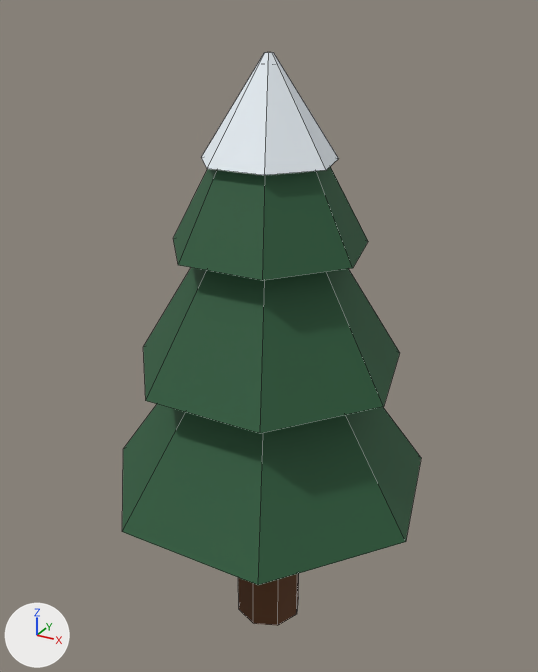
The Blender file art_source/pine_tree.blend: old version first, new version second.
Rendered twice from a camera (50 mm lens) standing at (1.62, -2.94, 2.81) and looking at (-0.03, 0.06, 1.32). The lights are fixed; the arrows at lower left show +X, +Y and +Z. The older version comes first. Mesh edges are drawn as thin lines.

The first picture shows 'pine_tree'.
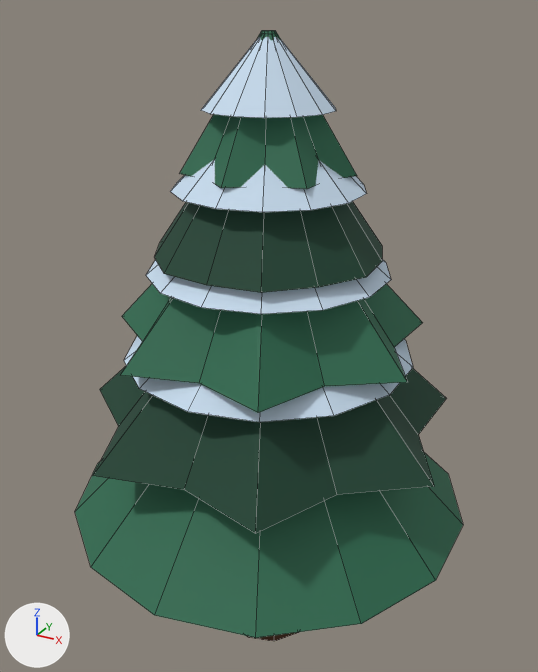
The change, as a diff of the scene's bpy script:
```diff
--- a/art_source/pine_tree.blend.py
+++ b/art_source/pine_tree.blend.py
@@ mat_mat_snow @@
 mat_mat_snow = principled_material('mat_snow')
-mat_mat_snow.base_color = (0.828, 0.891, 0.941)  # white #ebf2f8
+mat_mat_snow.base_color = (0.586, 0.73, 0.875)  # blue #c9def0
 mat_mat_snow.roughness = 0.8
@@ mat_mat_foliage_dark @@
+mat_mat_foliage_dark = principled_material('mat_foliage_dark')
+mat_mat_foliage_dark.base_color = (0.00716, 0.0528, 0.0278)  # dark green #14412e
+mat_mat_foliage_dark.roughness = 0.78
@@ me_pine_tree @@
 # used by ob_pine_tree; location = (0.0, 0.0, 0.0)
-me_pine_tree.from_pydata(...)  # 72 vertices, 46 faces; spans x -0.83..0.83, y -0.77..0.85, z -0.35..2.64
+me_pine_tree.from_pydata(...)  # 272 vertices, 156 faces; spans x -0.99..0.99, y -1.02..1.02, z -0.4..2.73
+# me_pine_tree part 1: a new loose piece, a 10-sided cut cone along z (radius 0.24 at the low end, 0.1 at the high end) spanning x -0.23..0.23, y -0.24..0.24, z -0.4..1.1, in mat_mat_trunk (brown #492811)
+# me_pine_tree part 2: a new loose piece, a 14-sided cut cone along z (radius 1.02 at the low end, 0.18 at the high end) spanning x -0.99..0.99, y -1.02..1.02, z 0.42..1.27, in mat_mat_foliage (dark green #296a4e)
+# me_pine_tree part 3: a new loose piece, a 14-sided cut cone along z (radius 0.71 at the low end, 0.16 at the high end) spanning x -0.69..0.69, y -0.71..0.71, z 1.27..1.67, in mat_mat_snow (blue #c9def0)
+# me_pine_tree part 4: a new loose piece, a 14-sided cut cone along z (radius 0.57 at the low end, 0.13 at the high end) spanning x -0.56..0.56, y -0.57..0.57, z 1.69..2.07, in mat_mat_snow (blue #c9def0)
+# me_pine_tree part 5: a new loose piece, a 14-sided cut cone along z (radius 0.54 at the low end, 0.09 at the high end) spanning x -0.54..0.54, y -0.53..0.55, z 1.77..2.42, in mat_mat_foliage_dark (dark green #14412e)
+# me_pine_tree part 6: a new loose piece, a 14-sided cut cone along z (radius 0.44 at the low end, 0.09 at the high end) spanning x -0.43..0.43, y -0.44..0.44, z 2.07..2.41, in mat_mat_snow (blue #c9def0)
+# me_pine_tree part 7: a new loose piece, a 14-sided cut cone along z (radius 0.3 at the low end, 0.03 at the high end) spanning x -0.29..0.29, y -0.3..0.3, z 2.42..2.72, in mat_mat_snow (blue #c9def0)
+# me_pine_tree part 8: the loose piece of 14 vertices spanning x -0.47..0.47, y -0.43..0.48, z 1.8..2.6 is rebuilt with 28 vertices and now spans x -0.39..0.39, y -0.4..0.36, z 2.15..2.73
+# me_pine_tree part 9: the loose piece of 14 vertices spanning x -0.83..0.83, y -0.77..0.85, z 0.55..1.55 is rebuilt with 28 vertices and now spans x -0.94..0.94, y -0.87..0.96, z 0.91..1.69, in mat_mat_foliage_dark (dark green #14412e)
+# me_pine_tree part 10: the loose piece of 14 vertices spanning x -0.66..0.66, y -0.61..0.68, z 1.2..2.1 is rebuilt with 28 vertices and now spans x -0.77..0.77, y -0.71..0.79, z 1.36..2.08
+# me_pine_tree part 11: the loose piece of 16 vertices spanning x -0.18..0.18, y -0.18..0.18, z -0.35..0.8 is deleted
+# me_pine_tree part 12: the loose piece of 14 vertices spanning x -0.31..0.31, y -0.29..0.32, z 2.2..2.64 is deleted
 me_pine_tree.materials.append(mat_mat_trunk)
@@ me_pine_tree @@
 me_pine_tree.materials.append(mat_mat_snow)
+me_pine_tree.materials.append(mat_mat_foliage_dark)  # dark green #14412e
```

Pixel boxes [x1, y1, x2, y2] of what changed, in the pictures (538 x 672 px):
'pine_tree', recoloured, reshaped (30% wider, 6% taller)
    before: [122, 52, 421, 626]
    after: [75, 30, 463, 641]
part 1 of me_pine_tree, added (mostly hidden)
    after: [247, 632, 298, 641]
part 2 of me_pine_tree, added (dark green)
    after: [75, 453, 463, 638]
part 3 of me_pine_tree, added
    after: [124, 336, 413, 422]
part 4 of me_pine_tree, added
    after: [146, 259, 391, 314]
part 5 of me_pine_tree, added (dark green)
    after: [155, 201, 382, 292]
part 6 of me_pine_tree, added
    after: [170, 159, 366, 212]
part 7 of me_pine_tree, added
    after: [201, 37, 336, 118]
part 8 of me_pine_tree, rebuilt
    before: [173, 167, 368, 281]
    after: [180, 30, 357, 189]
part 9 of me_pine_tree, rebuilt (18% wider, 7% shorter)
    before: [122, 404, 421, 585]
    after: [93, 366, 446, 534]
part 10 of me_pine_tree, rebuilt
    before: [143, 268, 400, 434]
    after: [121, 284, 423, 413]
part 11 of me_pine_tree, deleted (brown)
    before: [238, 573, 299, 626]
part 12 of me_pine_tree, deleted
    before: [202, 52, 339, 175]
